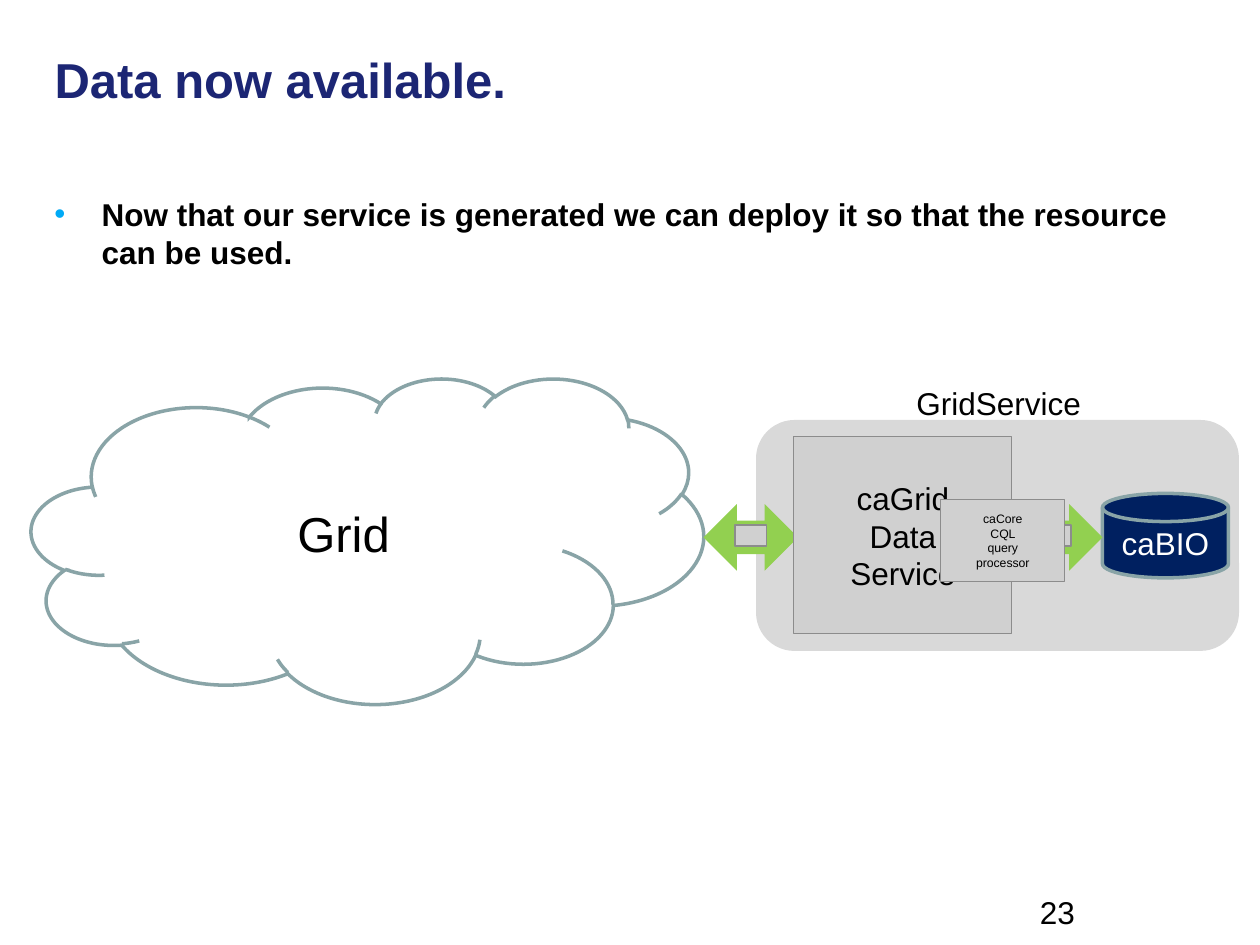
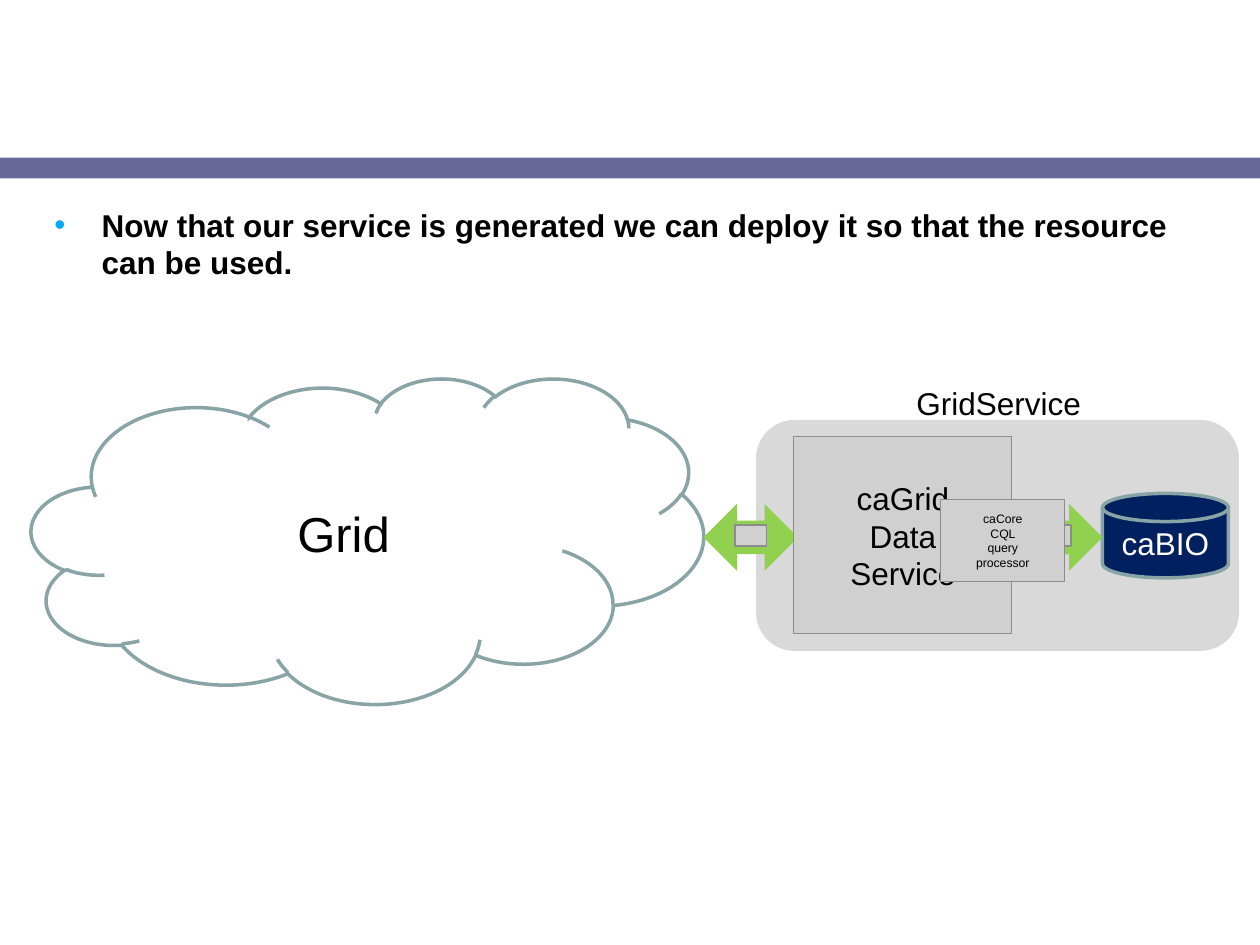
Before and after one commit to NCIP/cagrid-docs, a slide deck: slide 19 of presentations/2008_AnnualMeeting/breakouts/caGrid_Introduce.ppt (slide 23 before the commit). Drawn at 1260x945 pixels with LibreOffice and Linux fonts; fonts in the diff are those of the drawing; grey boxes stand for pictures; background and template pictures are left out. Boxes give left, top, right and bottom in pixels: in the first picture for what was removed or moved away, otherwise in the second. Text is boxed around its words. In the diff, an @@ line names an element or a change of style, - is before the commit and + after.

```diff
--- a/presentations/2008_AnnualMeeting/breakouts/caGrid_Introduce.ppt
+++ b/presentations/2008_AnnualMeeting/breakouts/caGrid_Introduce.ppt
@@ title "Data now available." at (x1=42, y1=0, x2=987, y2=147): size 28 to 24 pt, text colour #1C2674 to #FFFFFF @@
@@ rounded rectangle added at (x1=0, y1=158, x2=1260, y2=179), fill #666699 @@
@@ text "Now that our service is ..." moved from (x1=102, y1=203, x2=1167, y2=265) to (x1=102, y1=214, x2=1167, y2=275) @@
@@ page number removed at (x1=1040, y1=902, x2=1075, y2=925) @@
-23
```
Also in this commit, not shown: 36 other slides changed, 4 slides removed.
